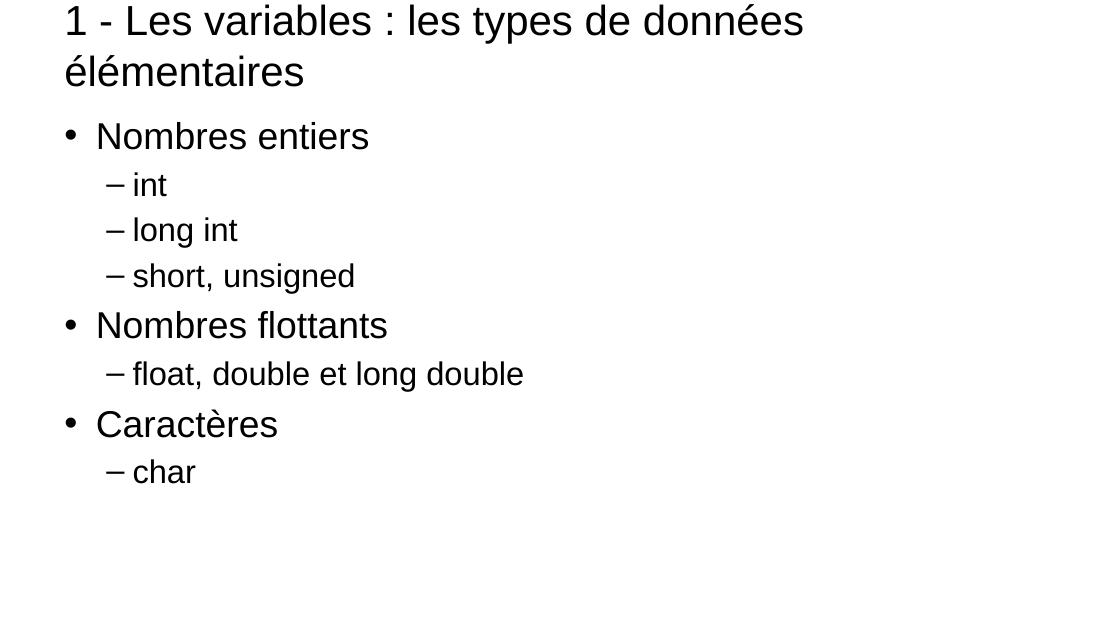
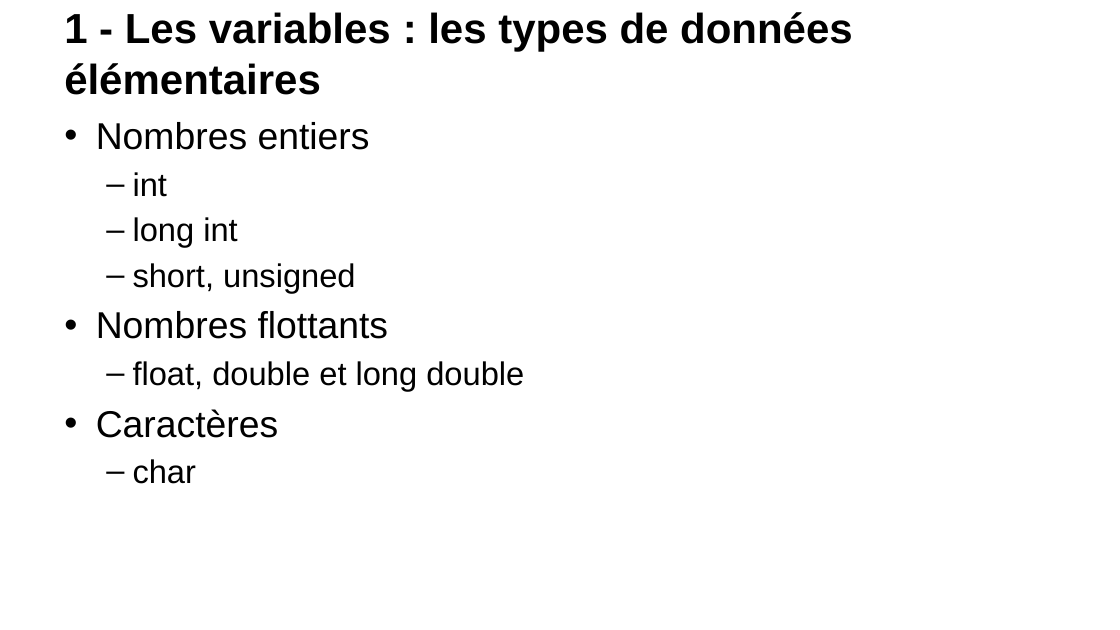
Before and after one commit to t-tortosa/cppCourses, a slide deck: slide 11 of POO.pptx. Drawn at 1120x630 pixels with LibreOffice and Linux fonts; fonts in the diff are those of the drawing; background and template pictures are left out. Boxes give left, top, right and bottom in pixels: in the first picture for what was removed or moved away, otherwise in the second. Text is boxed around its words. In the diff, an @@ line names an element or a change of style, - is before the commit and + after.

```diff
--- a/POO.pptx
+++ b/POO.pptx
@@ title "1 - Les variables : ...": place and size @@
-title "1 - Les variables : ..." at (64,4,804,87)
+title "1 - Les variables : ..." at (64,12,853,95)
@@ title "1 - Les variables : ..." at (64,12,853,95): bold on @@
```
Also in this commit, not shown: 35 other slides changed, 8 slides added, 2 other files.
